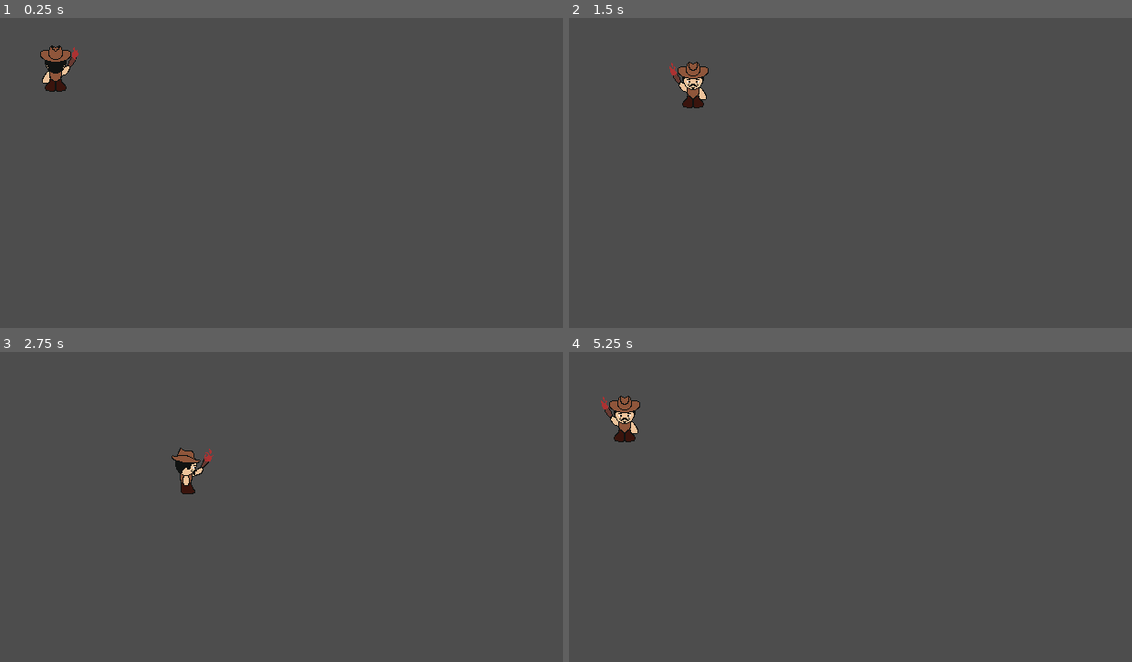
Above: before the commit, frames 1-4 (two rows, left to right).
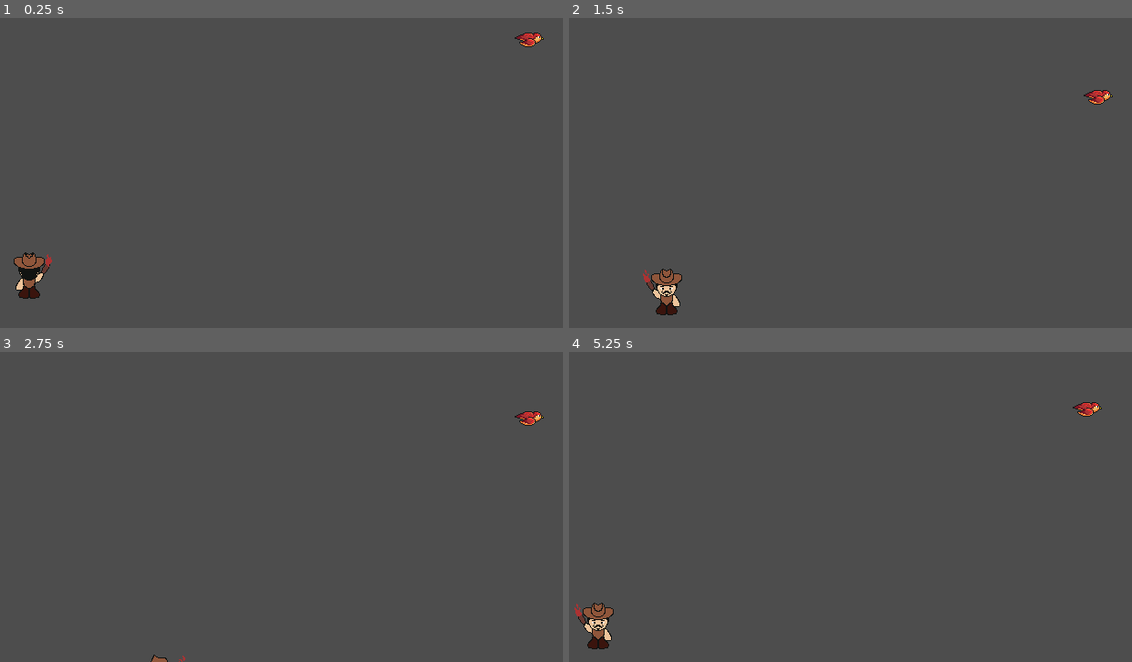
Above: after the commit, the same moments.

Repository: brpuneet898/gdk-gamejam-game
Game: Godot game, scene res://scenes/scene1.tscn
The game is run twice, just before and just after one commit, with the same random seed, the same clock (stepped at 60 frames per second) and the same inputs.
Inputs:
- Up to frame 1 (0.25 s): no input
- Up to frame 2 (1.5 s): hold Right (right) 0.53-1.28 s; hold Down (down) from 1.28 s (still down)
- Up to frame 3 (2.75 s): release Down (down) at 2.03 s; hold Right (right) from 2.03 s (still down)
- Up to frame 4 (5.25 s): release Right (right) at 2.78 s; hold Up (up) 2.78-3.53 s; hold Left (left) 3.53-5.03 s; hold Down (down) from 5.03 s (still down)

The runs differ from the first frame. In frame 1, 1.4% of the frame differs, in the area x 2-97%, y 4-91%; in frame 2, 1.4%; in frame 3, 0.7%; in frame 4, 1.4%.

Commit message:
added ghost

Diff:
--- /dev/null
+++ b/assets/obstacles/ghost/ghost.tscn
@@ -0,0 +1,15 @@
+[gd_scene load_steps=4 format=3 uid="uid://b84anh055iret"]
+
+[ext_resource type="Script" uid="uid://cw2v3c8coehto" path="res://scripts/obstacles/ghost/ghost.gd" id="1_nf7wl"]
+[ext_resource type="Texture2D" uid="uid://1d6221joryga" path="res://assets/player/sprite/Sparrow.png" id="2_l23wp"]
+
+[sub_resource type="CircleShape2D" id="CircleShape2D_hg2aw"]
+
+[node name="Ghost" type="CharacterBody2D"]
+script = ExtResource("1_nf7wl")
+
+[node name="CollisionShape2D" type="CollisionShape2D" parent="."]
+shape = SubResource("CircleShape2D_hg2aw")
+
+[node name="Sprite2D" type="Sprite2D" parent="."]
+texture = ExtResource("2_l23wp")
--- a/scenes/scene1.tscn
+++ b/scenes/scene1.tscn
@@ -1,8 +1,12 @@
-[gd_scene load_steps=2 format=3 uid="uid://cyh1rojl4hmnv"]
+[gd_scene load_steps=3 format=3 uid="uid://cyh1rojl4hmnv"]
 
 [ext_resource type="PackedScene" uid="uid://d3q1wiyib8ekv" path="res://assets/player/player.tscn" id="1_t413n"]
+[ext_resource type="PackedScene" uid="uid://b84anh055iret" path="res://assets/obstacles/ghost/ghost.tscn" id="2_td60s"]
 
 [node name="Playground" type="Node2D"]
 
 [node name="Player" parent="." instance=ExtResource("1_t413n")]
-position = Vector2(85, 78)
+position = Vector2(56, 305)
+
+[node name="Ghost" parent="." instance=ExtResource("2_td60s")]
+position = Vector2(603, 31)
--- /dev/null
+++ b/scripts/obstacles/ghost/ghost.gd
@@ -0,0 +1,38 @@
+class_name Ghost extends CharacterBody2D
+
+@export var move_range := 100.0
+@export var speed := 50.0
+@export var move_interval := 1.0
+
+var origin_position := Vector2.ZERO
+var move_direction := Vector2.ZERO
+var move_timer := 0.0
+
+func _ready():
+	origin_position = global_position
+	pick_random_direction()
+
+func _physics_process(delta):
+	move_timer -= delta
+	if move_timer <= 0:
+		pick_random_direction()
+	var next_position = global_position + move_direction * speed * delta
+	if (next_position - origin_position).length() > move_range:
+		pick_random_direction()
+		return
+	var screen_bounds = Rect2(Vector2.ZERO, Vector2(640, 340))
+	if not screen_bounds.has_point(next_position):
+		pick_random_direction()
+		return
+	velocity = move_direction * speed
+	move_and_slide()
+
+func pick_random_direction():
+	move_timer = move_interval
+	var directions = [
+		Vector2.RIGHT,
+		Vector2.LEFT,
+		Vector2.UP,
+		Vector2.DOWN
+	]
+	move_direction = directions[randi() % directions.size()]
Not shown, added: scripts/obstacles/ghost/ghost.gd.uid
